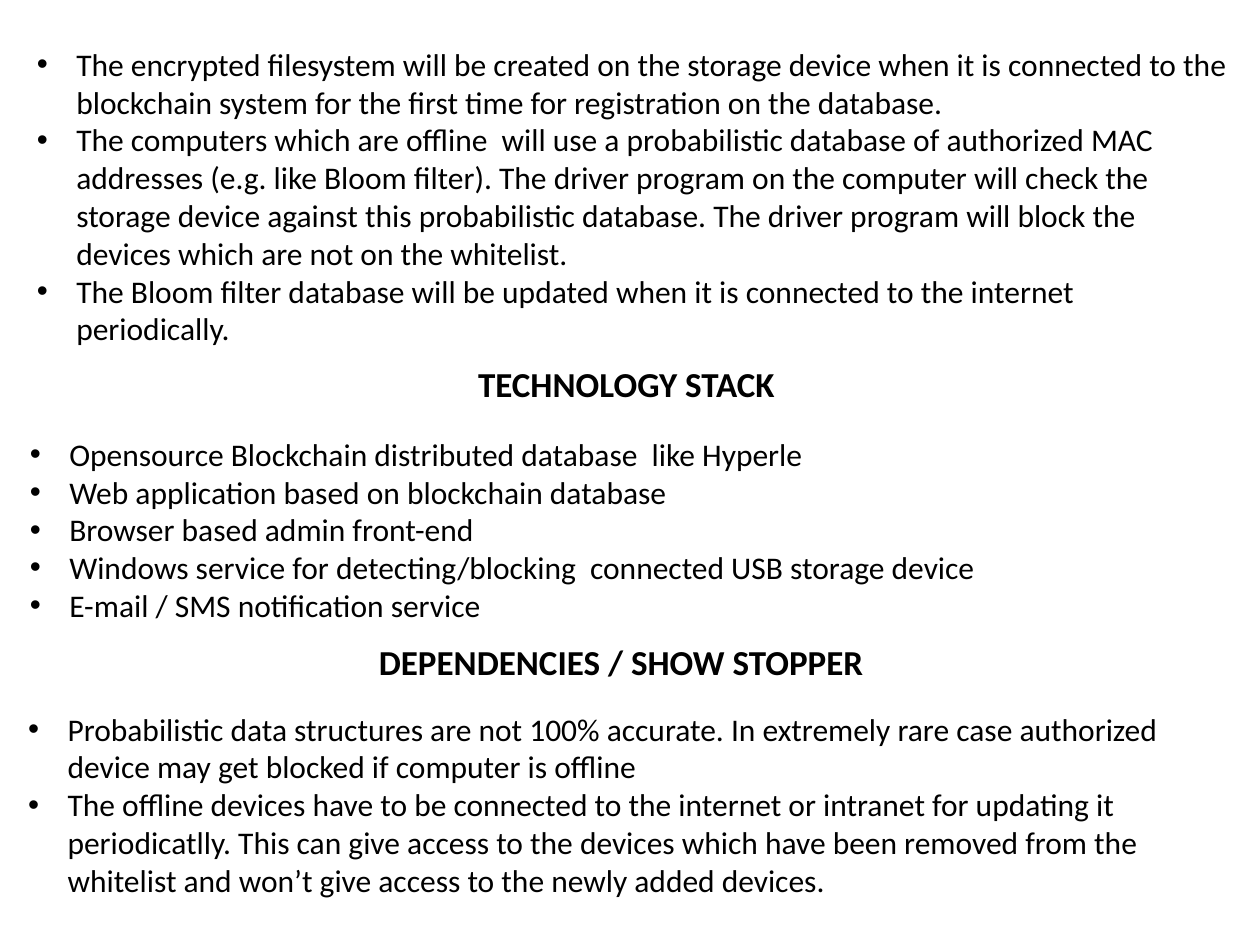
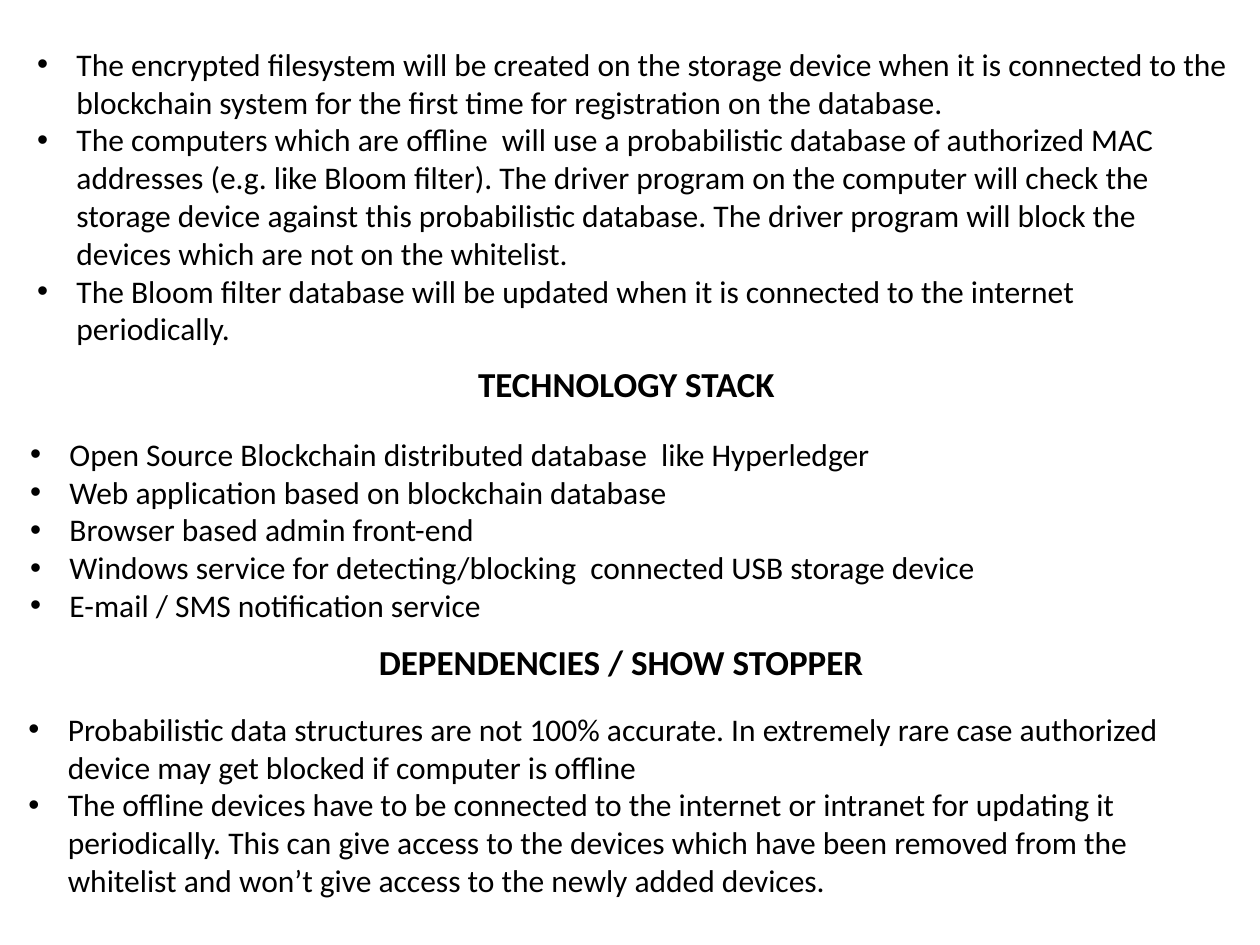
Before and after one commit to Dashree/sih2018, a slide deck: slide 2 of Gov_templates/USB_whitelist.pptx. Drawn at 1260x945 pixels with LibreOffice and Linux fonts; fonts in the diff are those of the drawing. Boxes give left, top, right and bottom in pixels: in the first picture for what was removed or moved away, otherwise in the second. Text is boxed around its words. In the diff, an @@ line names an element or a change of style, - is before the commit and + after.

Commit message:
removed some typos.

```diff
--- a/Gov_templates/USB_whitelist.pptx
+++ b/Gov_templates/USB_whitelist.pptx
@@ text at (69, 444, 870, 472): text changed @@
-• Opensource Blockchain distributed database like Hyperle
+• Open Source Blockchain distributed database like Hyperledger
@@ text at (68, 794, 1127, 898): text changed @@
-• The offline devices have to be connected to the internet or intranet for updating it periodicatlly. This can give access to the devices which have been removed from the whitelist and won’t give access to the newly added devices.
+• The offline devices have to be connected to the internet or intranet for updating it periodically. This can give access to the devices which have been removed from the whitelist and won’t give access to the newly added devices.
```
Also in this commit, not shown: 2 other slides changed.
